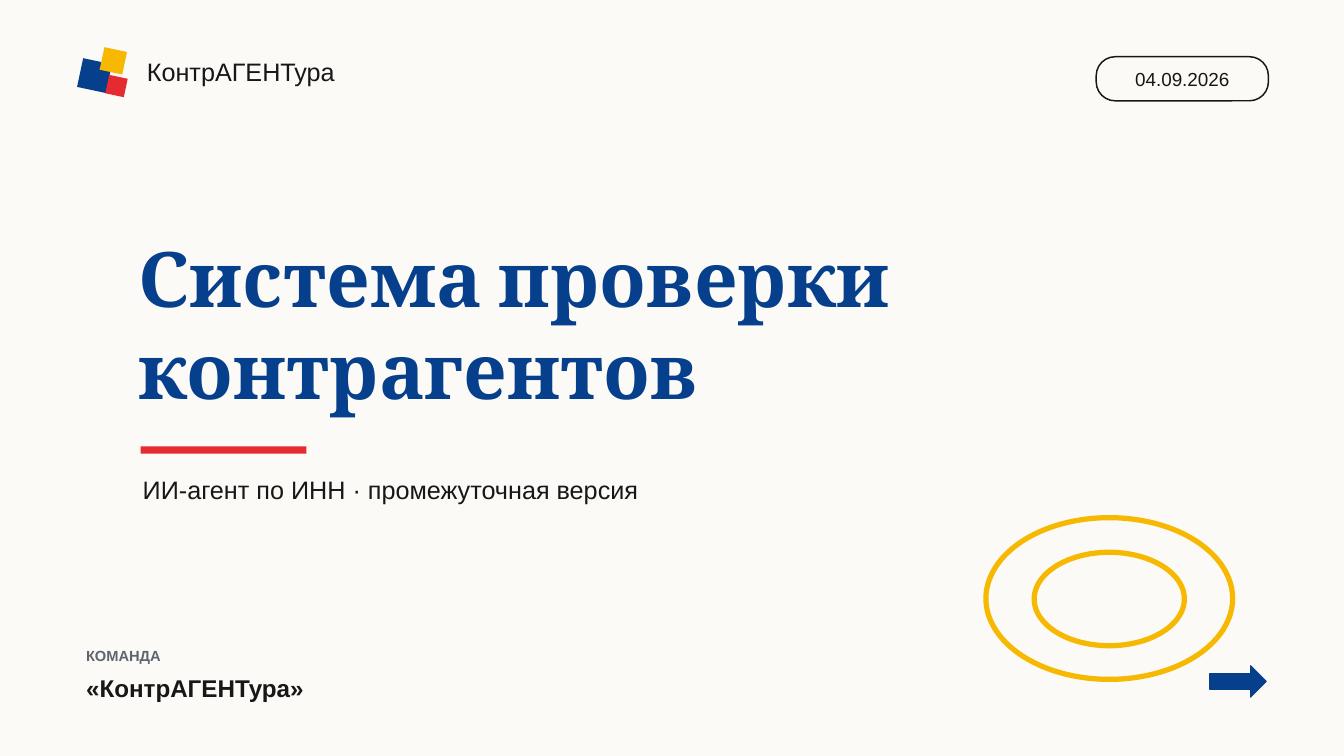
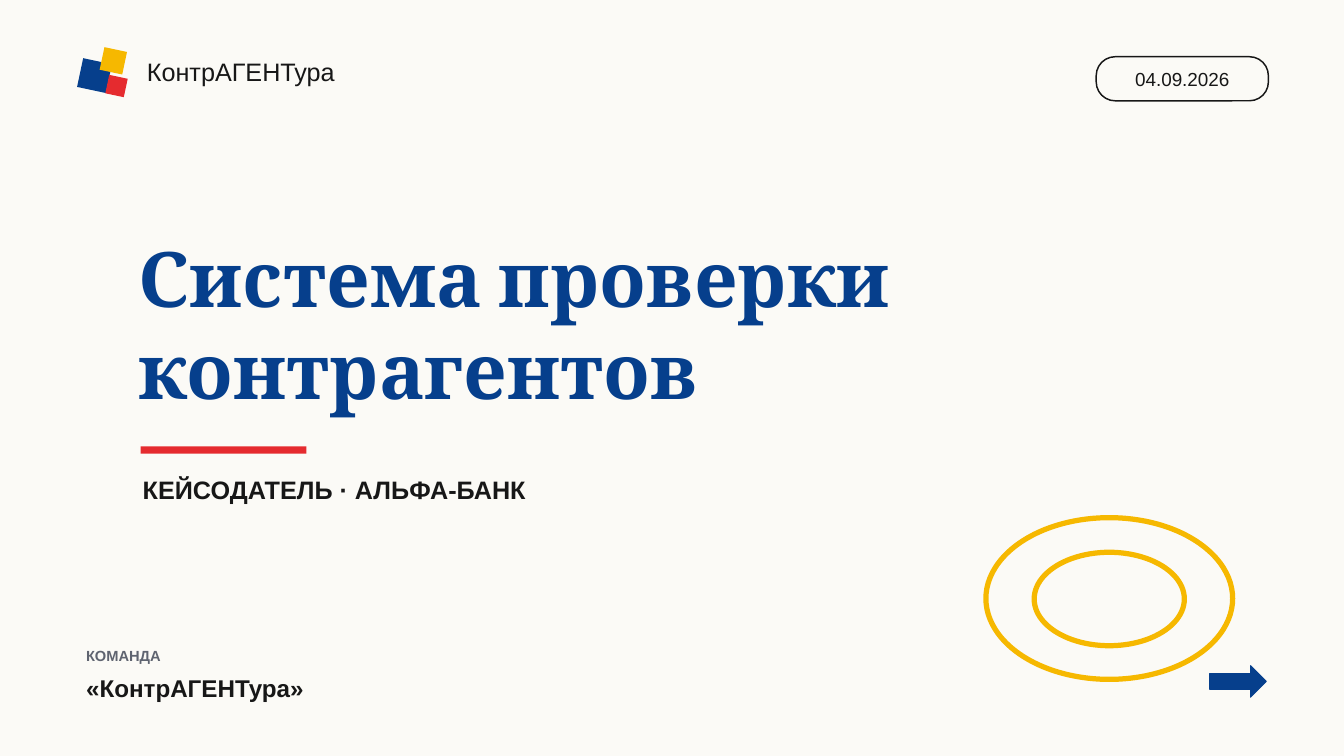
Before and after one commit to Angmtlln/xaxaton, a slide deck: slide 1 of output/presentations/kontragentura_intermediate_pitch.pptx. Drawn at 1344x756 pixels with LibreOffice and Linux fonts; fonts in the diff are those of the drawing. Boxes give left, top, right and bottom in pixels: in the first picture for what was removed or moved away, otherwise in the second. Text is boxed around its words. In the diff, an @@ line names an element or a change of style, - is before the commit and + after.

```diff
--- a/output/presentations/kontragentura_intermediate_pitch.pptx
+++ b/output/presentations/kontragentura_intermediate_pitch.pptx
@@ text at [143, 479, 526, 504]: text changed; bold on @@
-ИИ-агент по ИНН · промежуточная версия
+КЕЙСОДАТЕЛЬ · АЛЬФА-БАНК
```
Also in this commit, not shown: 4 other slides changed, 1 slide added, 1 slide removed, 1 other file.
